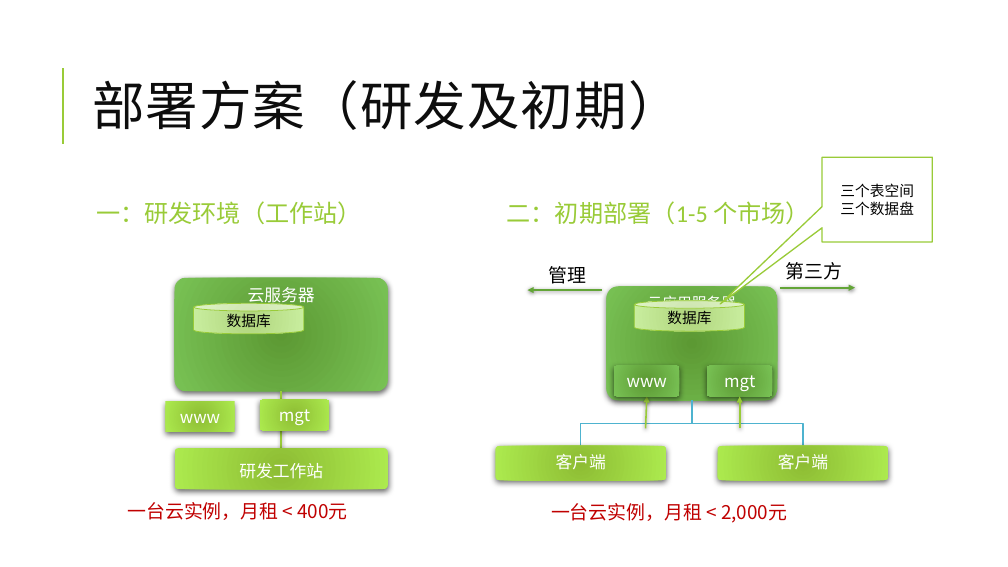
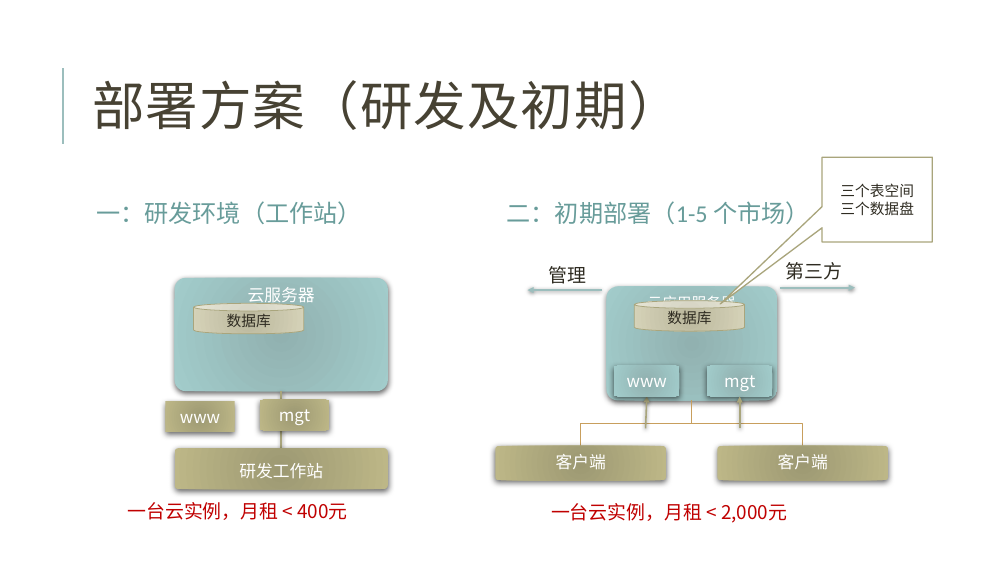
Before and after one commit to jzgi/chainsmart, a slide deck: slide 16 of Docs/品链供销平台.pptx. Drawn at 1008x567 pixels with LibreOffice and Linux fonts; fonts in the diff are those of the drawing. Boxes give left, top, right and bottom in pixels: in the first picture for what was removed or moved away, otherwise in the second. Text is boxed around its words. In the diff, an @@ line names an element or a change of style, - is before the commit and + after.

```diff
--- a/Docs/品链供销平台.pptx
+++ b/Docs/品链供销平台.pptx
@@ title "部署方案（研发及初期）" at box(92, 80, 680, 130): text colour #0D0D0D to #474233 @@
@@ line (63, 144) - (63, 68): stroke #99CB38 1.5 pt to #9CBEBD 1.5 pt @@
@@ speech box "三个表空间" at box(822, 157, 932, 242): text colour #000000 to #2E2B21; outline #99CB38 1.25 pt to #A9A57C 1.25 pt @@
@@ text "一：研发环境（工作站）" at box(96, 201, 362, 224): text colour #99CB38 to #689C9A @@
@@ text "二：初期部署（1-5 个市场）" at box(507, 201, 810, 228): text colour #99CB38 to #689C9A @@
@@ text "管理" at box(548, 266, 586, 284): text colour #000000 to #2E2B21 @@
@@ text "第三方" at box(785, 262, 842, 280): text colour #000000 to #2E2B21 @@
@@ arrow (602, 290) - (528, 290): stroke #63A537 1.5 pt to #9CBEBD 1.5 pt @@
@@ fill gradient #5C9A33 to #79C356 to gradient #91B1B0 to #A2CDCC in 4 elements at box(614, 366, 679, 396), box(707, 366, 772, 396), box(175, 278, 388, 391), box(606, 287, 777, 401) @@
@@ arrow (780, 288) - (855, 288): stroke #63A537 1.5 pt to #9CBEBD 1.5 pt @@
@@ cylinder "数据库" at box(194, 303, 304, 333): text colour #000000 to #2E2B21; fill gradient #B0D57D to #CAEEA0 to gradient #BBB89D to #D5D2B9; outline #99CB38 0.75 pt to #A9A57C 0.75 pt @@
@@ cylinder "数据库" at box(634, 301, 745, 331): text colour #000000 to #2E2B21; fill gradient #B0D57D to #CAEEA0 to gradient #BBB89D to #D5D2B9; outline #99CB38 0.75 pt to #A9A57C 0.75 pt @@
@@ freeform shape at box(278, 391, 285, 448): outline #99CB38 1.5 pt to #A9A57C 1.5 pt @@
@@ freeform shape at box(581, 401, 692, 446): outline #4EB3CF 1.25 pt to #C89F5D 1.25 pt @@
@@ arrow (646, 429) - (647, 396): stroke #99CB38 1.5 pt to #A9A57C 1.5 pt @@
@@ freeform shape at box(692, 401, 803, 446): outline #4EB3CF 1.25 pt to #C89F5D 1.25 pt @@
@@ arrow (740, 429) - (740, 396): stroke #99CB38 1.5 pt to #A9A57C 1.5 pt @@
@@ fill gradient #8FBD34 to #ACEB4E to gradient #9D9A74 to #BDB888 in 5 elements at box(166, 402, 234, 432), box(260, 400, 329, 430), box(175, 448, 388, 489), box(495, 446, 666, 481), box(718, 446, 889, 481) @@
```
Also in this commit, not shown: 27 other slides changed, 13 other files.
